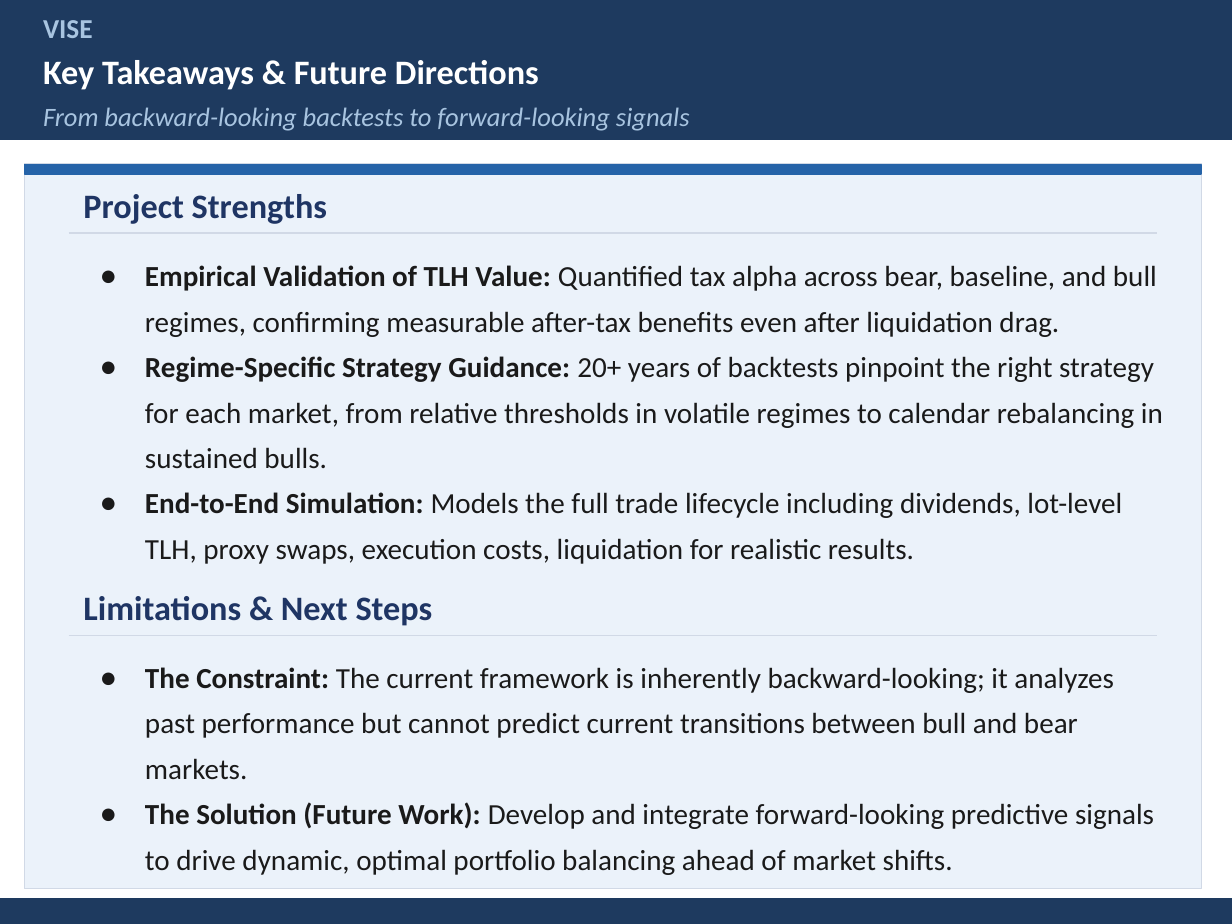
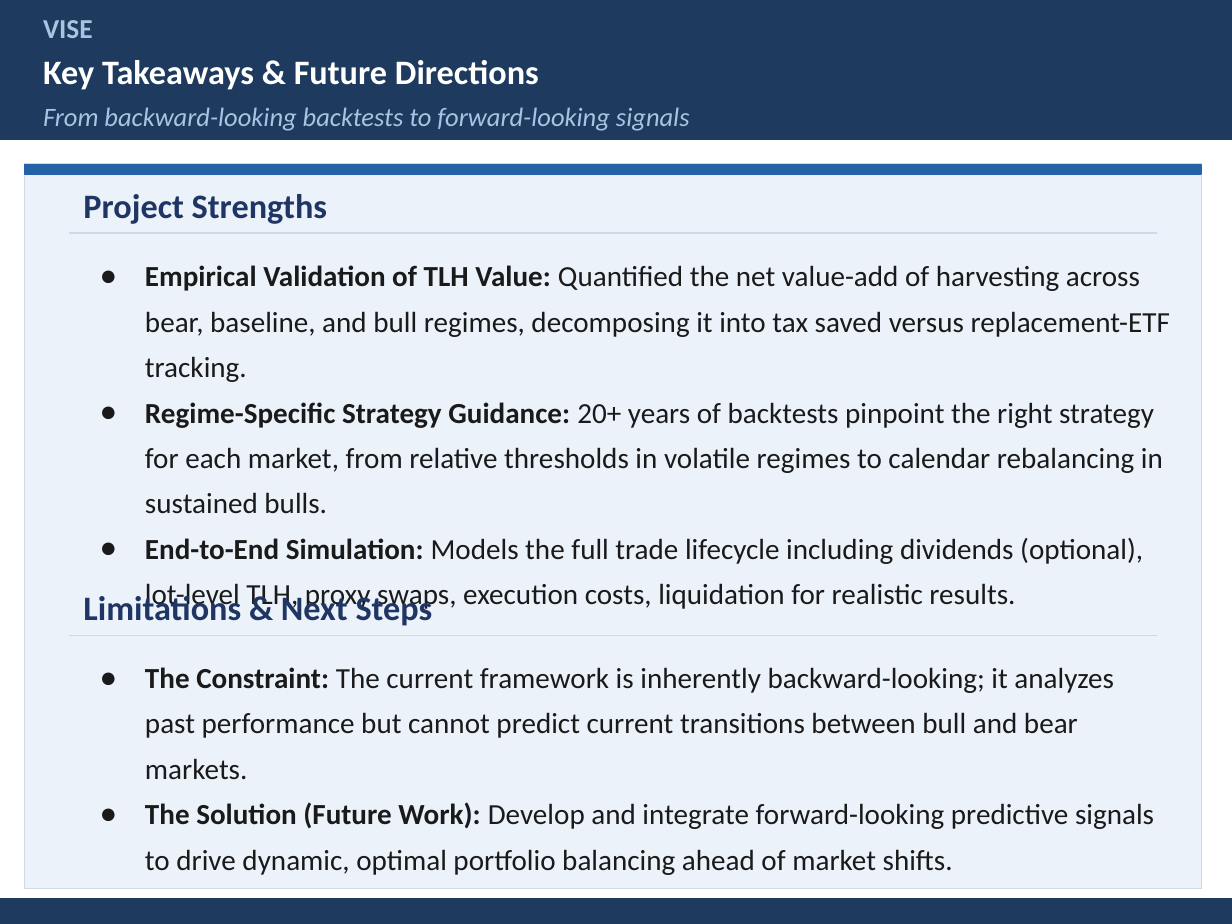
Before and after one commit to NathanArimilli24/portfolio-tlh-optimizer, a slide deck: slide 10 of report/Vise_Presentation_Slides.pptx. Drawn at 1232x924 pixels with LibreOffice and Linux fonts; fonts in the diff are those of the drawing. Boxes give left, top, right and bottom in pixels: in the first picture for what was removed or moved away, otherwise in the second. Text is boxed around its words. In the diff, an @@ line names an element or a change of style, - is before the commit and + after.

Commit message:
Rewrite engine docs to match live engine; reframe slides to net value-add; polish

```diff
--- a/report/Vise_Presentation_Slides.pptx
+++ b/report/Vise_Presentation_Slides.pptx
@@ text at bbox=[145, 265, 1170, 382]: text changed @@
-● Empirical Validation of TLH Value: Quantified tax alpha across bear, baseline, and bull regimes, confirming measurable after-tax benefits even after liquidation drag.
+● Empirical Validation of TLH Value: Quantified the net value-add of harvesting across bear, baseline, and bull regimes, decomposing it into tax saved versus replacement-ETF tracking.
@@ text at bbox=[145, 538, 1143, 612]: text changed @@
-● End-to-End Simulation: Models the full trade lifecycle including dividends, lot-level TLH, proxy swaps, execution costs, liquidation for realistic results.
+● End-to-End Simulation: Models the full trade lifecycle including dividends (optional), lot-level TLH, proxy swaps, execution costs, liquidation for realistic results.
```
Also in this commit, not shown: 6 other slides changed, 10 other files.
